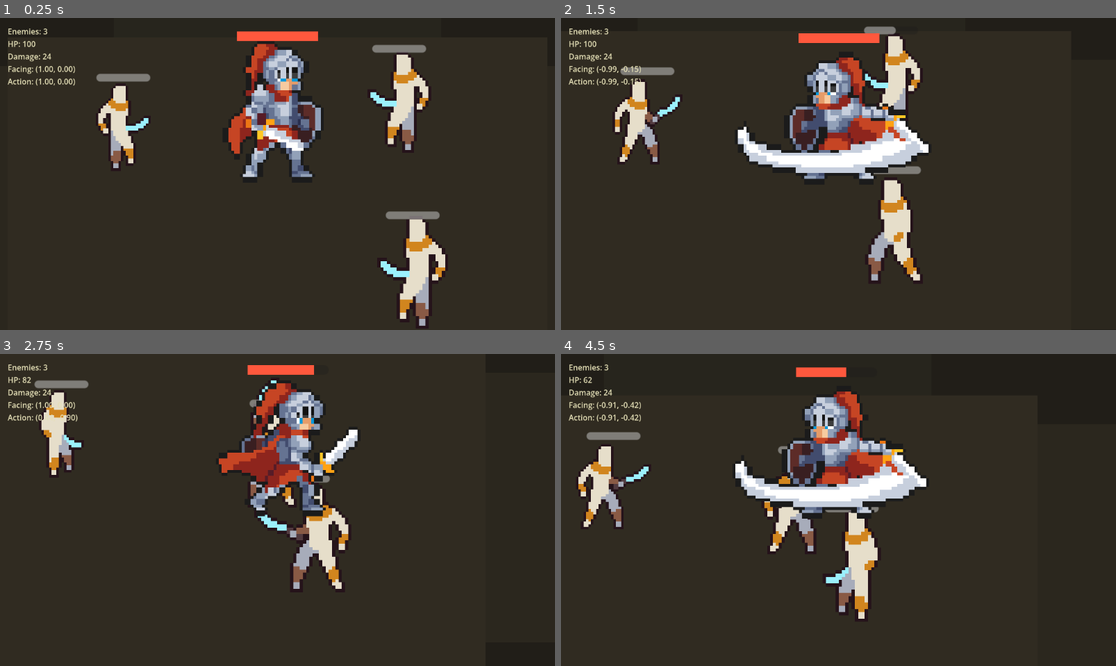
Above: before the commit, frames 1-4 (two rows, left to right).
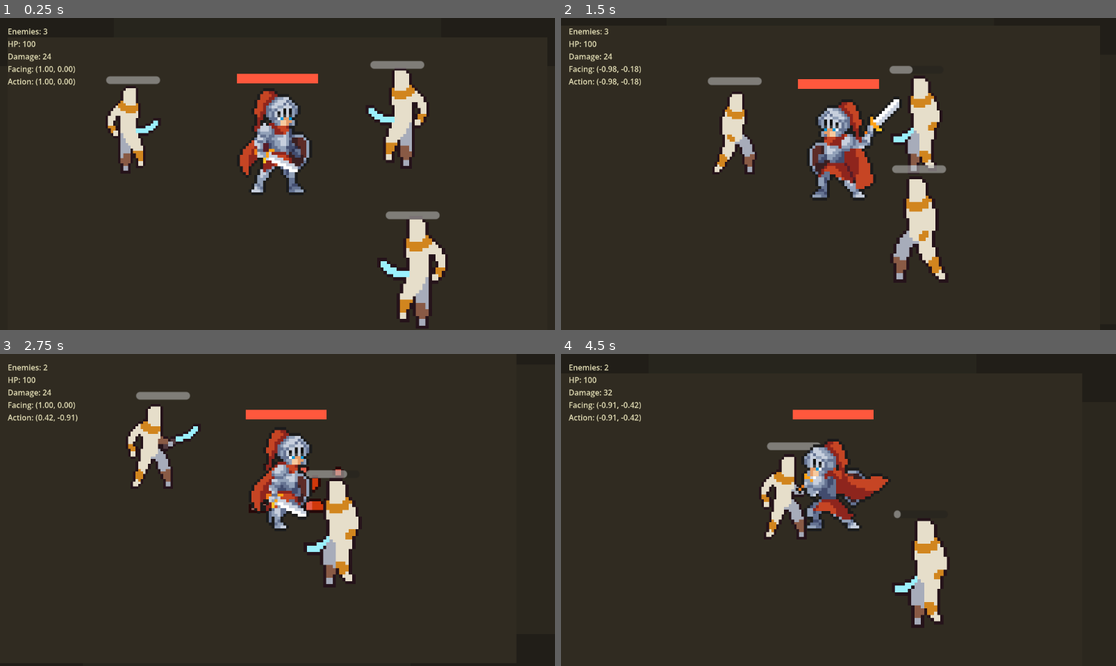
Above: after the commit, the same moments.

Repository: wq1456728/prototype-alpha
Game: Godot game, scene res://scenes/maps/combat_sandbox.tscn
Two runs of this game, one before a commit and one after it. Both use one fixed random seed, a clock stepped at 60 frames per second and the inputs below.
Inputs (mouse positions are in pixels of both pictures, inside the frame that each line leads up to):
- Up to frame 1 (0.25 s): no input
- Up to frame 2 (1.5 s): move the mouse to (960, 158) at 0.52 s; hold Right (ui_right) 0.53-1.28 s; tap V at 0.6 s; click (960, 158) at 0.67 s; tap J at 0.8, 1.35 s; move the mouse to (727, 189) at 1.27 s; hold Down (ui_down) from 1.28 s (still down); click (727, 189) at 1.42 s
- Up to frame 3 (2.75 s): tap K at 1.55, 2.1 s; move the mouse to (333, 441) at 2.02 s; release Down (ui_down) at 2.03 s; hold Right (ui_right) from 2.03 s (still down); click (333, 441) at 2.17 s; tap L at 2.3 s
- Up to frame 4 (4.5 s): move the mouse to (810, 572) at 2.77 s; release Right (ui_right) at 2.78 s; hold Up (ui_up) 2.78-3.53 s; tap L at 2.85 s; click (810, 572) at 2.92 s; tap V at 3.05, 3.6 s; move the mouse to (1005, 556) at 3.52 s; hold Left (ui_left) from 3.53 s (still down); click (1005, 556) at 3.67 s; tap J at 3.8, 4.35 s; move the mouse to (672, 463) at 4.27 s; click (672, 463) at 4.42 s

The runs differ from the first frame. In frame 1, 8.6% of the frame differs, in the area x 17-78%, y 4-56%; in frame 2, 14%, in the area x 9-70%, y 2-85%; in frame 3, 10%; in frame 4, 12%.

Commit message:
TASK-007 prepare sandbox validation handoff

Diff:
--- a/assets/animations/knight_shield_charge_attack.tres
+++ b/assets/animations/knight_shield_charge_attack.tres
@@ -1,6 +1,6 @@
 [gd_resource type="SpriteFrames" format=3 uid="uid://bimxwqbupfofg"]
 
-[ext_resource type="Texture2D" uid="uid://d1mskloqdunr1" path="res://assets/raw/Knight/without_outline/shield_charge_attack_sprite.png" id="1_sheet"]
+[ext_resource type="Texture2D" uid="uid://l5ssbj0jvati" path="res://assets/sprites/characters/knight/shield_charge_attack_sprite.png" id="1_sheet"]
 
 [sub_resource type="AtlasTexture" id="AtlasTexture_shield_charge_attack_01"]
 atlas = ExtResource("1_sheet")
--- a/scenes/player/knight_player.tscn
+++ b/scenes/player/knight_player.tscn
@@ -14,7 +14,7 @@
 script = ExtResource("1_knight")
 
 [node name="AnimatedSprite2D" type="AnimatedSprite2D" parent="." unique_id=893404023]
-position = Vector2(0, -100)
+position = Vector2(0, -66)
 scale = Vector2(3, 3)
 
 [node name="CollisionShape2D" type="CollisionShape2D" parent="." unique_id=331718101]
@@ -23,9 +23,9 @@
 
 [node name="HPBar" type="ProgressBar" parent="." unique_id=920481168]
 offset_left = -42.0
-offset_top = -176.0
+offset_top = -132.0
 offset_right = 42.0
-offset_bottom = -166.0
+offset_bottom = -122.0
 theme_override_styles/fill = SubResource("StyleBoxFlat_knight_hp")
 show_percentage = false
 
--- a/scripts/enemy/mummy_enemy.gd
+++ b/scripts/enemy/mummy_enemy.gd
@@ -186,10 +186,18 @@
 
 func _pick_ai_mode(distance: float) -> void:
 	ai_timer = randf_range(ai_min_think_time, ai_max_think_time)
-	if distance > detect_range * 0.7:
+	if distance > preferred_distance * 3.0:
 		ai_mode = "approach"
 		return
+
 	var roll := randf()
+	if distance > preferred_distance * 1.8:
+		if roll < 0.08:
+			ai_mode = "pause"
+		else:
+			ai_mode = "approach"
+		return
+
 	if roll < 0.18:
 		ai_mode = "pause"
 	elif roll < 0.56:
--- a/scripts/maps/combat_sandbox.gd
+++ b/scripts/maps/combat_sandbox.gd
@@ -27,7 +27,7 @@
 
 func _spawn_wave() -> void:
 	_clear_enemies()
-	_spawn_mummy("MummyDummy", $EnemySpawns/DummySpawn.global_position, 25, 0.0, 0, 42.0, 36.0, 2.0, 2.6)
+	_spawn_mummy("MummyScout", $EnemySpawns/DummySpawn.global_position, 35, 42.0, 6, 46.0, 40.0, 1.25, 2.6)
 	_spawn_mummy("MummyGrunt", $EnemySpawns/GruntSpawn.global_position, 55, 68.0, 10, 54.0, 46.0, 1.1, 3.0)
 	_spawn_mummy("MummyBrute", $EnemySpawns/BruteSpawn.global_position, 95, 48.0, 18, 60.0, 52.0, 1.35, 3.35)
 
--- a/scripts/player/knight_player.gd
+++ b/scripts/player/knight_player.gd
@@ -2,8 +2,8 @@
 
 const SPRITE_ROOT := "res://assets/sprites/characters/knight"
 const SHIELD_CHARGE_FRAMES_RESOURCE := "res://assets/animations/knight_shield_charge_attack.tres"
-const SPRITE_FRAME_WIDTH := 128
-const SPRITE_FRAME_HEIGHT := 112
+const SPRITE_FRAME_WIDTH := 96
+const SPRITE_FRAME_HEIGHT := 84
 
 const WALK_SPEED := 130.0
 const RUN_SPEED := 220.0
@@ -46,6 +46,7 @@
 var action_lock := 0.0
 var locked_velocity := Vector2.ZERO
 var key_was_down := {}
+var mouse_button_was_down := {}
 var hp := MAX_HP
 var dead := false
 var damage_bonus := 0
@@ -76,9 +77,9 @@
 		return
 
 	shield_charge_cooldown = maxf(shield_charge_cooldown - delta, 0.0)
-	var light_attack_pressed := _consume_press(KEY_J)
-	var heavy_attack_pressed := _consume_press(KEY_K)
-	var shield_charge_pressed := _consume_press(KEY_L)
+	var light_attack_pressed := _consume_mouse_button_press(MOUSE_BUTTON_LEFT)
+	var heavy_attack_pressed := _consume_mouse_button_press(MOUSE_BUTTON_RIGHT)
+	var shield_charge_pressed := _consume_press(KEY_V)
 	move_direction = _read_move_direction()
 	aim_direction = _read_aim_direction()
 
@@ -131,7 +132,8 @@
 
 	var wants_run := _held(KEY_SHIFT)
 	var target_speed := RUN_SPEED if wants_run else WALK_SPEED
-	velocity = move_direction * target_speed + _soft_collision_velocity()
+	var soft_collision := _soft_collision_velocity() if move_direction != Vector2.ZERO else Vector2.ZERO
+	velocity = move_direction * target_speed + soft_collision
 	move_and_slide()
 
 	if move_direction == Vector2.ZERO:
@@ -339,6 +341,13 @@
 	return down and not was_down
 
 
+func _consume_mouse_button_press(button: int) -> bool:
+	var down := Input.is_mouse_button_pressed(button)
+	var was_down := bool(mouse_button_was_down.get(button, false))
+	mouse_button_was_down[button] = down
+	return down and not was_down
+
+
 func _play(anim_name: StringName, restart: bool = false) -> void:
 	if restart or sprite.animation != anim_name:
 		sprite.play(anim_name)
--- /dev/null
+++ b/tools/debug_combat_sandbox.gd
@@ -0,0 +1,53 @@
+extends SceneTree
+
+const SCENE_PATH := "res://scenes/maps/combat_sandbox.tscn"
+const SAMPLE_FRAMES := [1, 30, 90, 180]
+const LAST_FRAME := 180
+
+
+func _initialize() -> void:
+	var error := change_scene_to_file(SCENE_PATH)
+	if error != OK:
+		push_error("Failed to load %s: %s" % [SCENE_PATH, error])
+		quit(1)
+		return
+	_run.call_deferred()
+
+
+func _run() -> void:
+	for frame in range(1, LAST_FRAME + 1):
+		await physics_frame
+		if SAMPLE_FRAMES.has(frame):
+			_print_sample(frame)
+	quit()
+
+
+func _print_sample(frame: int) -> void:
+	var player := get_first_node_in_group("player") as Node2D
+	print("-- frame %d --" % frame)
+	if player != null:
+		print("player pos=%s hp=%s" % [_fmt_vec(player.global_position), player.get("hp")])
+
+	for enemy in get_nodes_in_group("enemy"):
+		var enemy_node := enemy as CharacterBody2D
+		if enemy_node == null:
+			continue
+		var distance := 0.0
+		if player != null:
+			distance = enemy_node.global_position.distance_to(player.global_position)
+		print(
+			"%s pos=%s velocity=%s distance=%.1f move_speed=%s ai=%s action_lock=%.2f"
+			% [
+				enemy_node.name,
+				_fmt_vec(enemy_node.global_position),
+				_fmt_vec(enemy_node.velocity),
+				distance,
+				enemy_node.get("move_speed"),
+				enemy_node.get("ai_mode"),
+				float(enemy_node.get("action_lock")),
+			]
+		)
+
+
+func _fmt_vec(value: Vector2) -> String:
+	return "(%.1f, %.1f)" % [value.x, value.y]
--- /dev/null
+++ b/tools/debug_player_inputs.gd
@@ -0,0 +1,86 @@
+extends SceneTree
+
+const SCENE_PATH := "res://scenes/maps/combat_sandbox.tscn"
+
+
+func _initialize() -> void:
+	var error := change_scene_to_file(SCENE_PATH)
+	if error != OK:
+		push_error("Failed to load %s: %s" % [SCENE_PATH, error])
+		quit(1)
+		return
+	_run.call_deferred()
+
+
+func _run() -> void:
+	await physics_frame
+	await _test_mouse_button("left_mouse", MOUSE_BUTTON_LEFT)
+	await _test_mouse_button("right_mouse", MOUSE_BUTTON_RIGHT)
+	await _test_key("shield_charge_v", KEY_V)
+	quit()
+
+
+func _test_mouse_button(label: String, button: MouseButton) -> void:
+	var player := get_first_node_in_group("player")
+	_send_mouse(button, true)
+	await physics_frame
+	_send_mouse(button, false)
+	await physics_frame
+	_print_player_state(label, player)
+	_clear_player_action(player)
+
+
+func _test_key(label: String, keycode: Key) -> void:
+	var player := get_first_node_in_group("player")
+	_send_key(keycode, true)
+	await physics_frame
+	_send_key(keycode, false)
+	await physics_frame
+	_print_player_state(label, player)
+	_clear_player_action(player)
+
+
+func _send_mouse(button: MouseButton, pressed: bool) -> void:
+	var event := InputEventMouseButton.new()
+	event.button_index = button
+	event.pressed = pressed
+	Input.parse_input_event(event)
+
+
+func _send_key(keycode: Key, pressed: bool) -> void:
+	var event := InputEventKey.new()
+	event.keycode = keycode
+	event.physical_keycode = keycode
+	event.pressed = pressed
+	Input.parse_input_event(event)
+
+
+func _print_player_state(label: String, player: Node) -> void:
+	if player == null:
+		print("%s player=null" % label)
+		return
+	var sprite := player.get_node_or_null("AnimatedSprite2D") as AnimatedSprite2D
+	var animation := StringName("")
+	if sprite != null:
+		animation = sprite.animation
+	print(
+		"%s action_lock=%.2f animation=%s action_direction=%s"
+		% [
+			label,
+			float(player.get("action_lock")),
+			animation,
+			_fmt_vec(player.call("get_action_direction")),
+		]
+	)
+
+
+func _clear_player_action(player: Node) -> void:
+	if player == null:
+		return
+	player.set("action_lock", 0.0)
+	player.set("pending_hit_time", -1.0)
+	player.set("pending_second_hit_time", -1.0)
+
+
+func _fmt_vec(value: Vector2) -> String:
+	return "(%.1f, %.1f)" % [value.x, value.y]
Not shown, added: .codex/skills/godot-cli/agents/openai.yaml
Binary file changed: assets/sprites/characters/knight/class_knight_attack_1_side.png
Not shown, changed: assets/sprites/characters/knight/class_knight_attack_1_side.png.import
Binary file changed: assets/sprites/characters/knight/class_knight_attack_2_side.png
Not shown, changed: assets/sprites/characters/knight/class_knight_attack_2_side.png.import
Binary file changed: assets/sprites/characters/knight/class_knight_attack_3_side.png
Not shown, changed: assets/sprites/characters/knight/class_knight_attack_3_side.png.import
Binary file changed: assets/sprites/characters/knight/class_knight_death_side.png
Not shown, changed: assets/sprites/characters/knight/class_knight_death_side.png.import
Binary file changed: assets/sprites/characters/knight/class_knight_defend_side.png
Not shown, changed: assets/sprites/characters/knight/class_knight_defend_side.png.import
Binary file changed: assets/sprites/characters/knight/class_knight_hurt_side.png
(and 18 more such lines)
